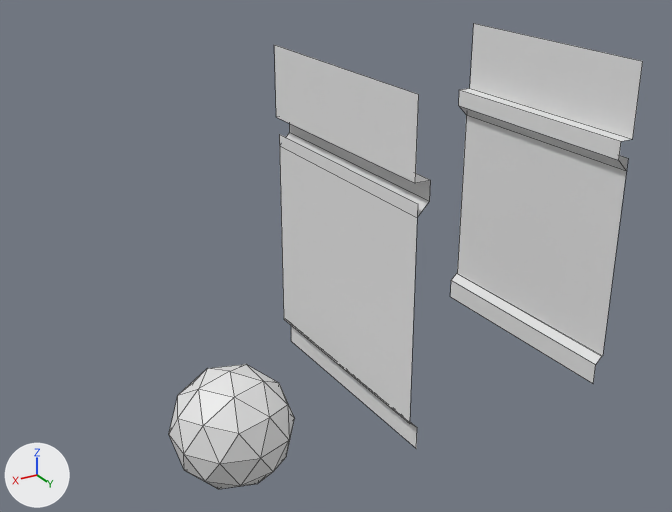
The Blender file Modular_Dungeon.blend, before and after one commit.
One viewpoint serves both versions: a 50 mm lens placed at (5.04, 19.6, 8.31), pointed at (-3.34, 5.63, 1.33). Lighting does not change. The marker at lower left points along +X, +Y and +Z. Mesh edges are drawn as thin lines. Materials are left out; every surface is plain grey.

Script lines for the objects in view, before the commit:
```python
me_icosphere = bpy.data.meshes.new('Icosphere')
me_icosphere.from_pydata(...)  # an icosphere of 80 faces spanning x -0.95..0.95, y -1.0..1.0, z -1.0..1.0
me_texturescom_pavement_cobblestoneold_1k_albedo_001 = bpy.data.meshes.new('TexturesCom_Pavement_CobblestoneOld_1K_albedo.001')
me_texturescom_pavement_cobblestoneold_1k_albedo_001.from_pydata(...)  # 20 vertices, 8 faces; spans x -2.05..-1.8, y -2.0..2.0, z 0.0..5.5
# faces by material slot: [1, 7]
me_texturescom_pavement_cobblestoneold_1k_albedo_001.materials.append(mat_wall)
me_texturescom_pavement_cobblestoneold_1k_albedo_001.materials.append(mat_concrete)
ob_icosphere = bpy.data.objects.new('Icosphere', me_icosphere)
ob_icosphere.location = (0.0, 8.0, 0.0)
ob_wall = bpy.data.objects.new('Wall', me_texturescom_pavement_cobblestoneold_1k_albedo_001)
ob_wall.parent = ob_floor__straight
ob_wall.location = (0.0, 0.0, 0.0)
_m = ob_wall.modifiers.new('Mirror', 'MIRROR')
```
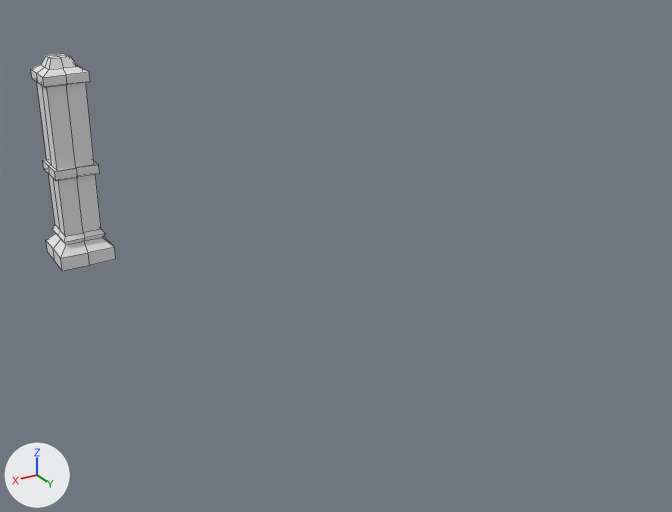
Changed parts and their boxes (x1, y1, x2, y2) in the pictures (672 x 512 px):
```json
{"object": "Wall", "change": "hidden", "before": [274, 23, 643, 449]}
{"object": "Icosphere", "change": "reshaped, moved, modifiers changed", "before": [169, 364, 294, 489], "after": [31, 54, 116, 271], "on screen": "32% narrower, 73% taller"}
```

Edits to the scene script, one JSON object a line:
```json
{"block": "me_icosphere", "where": "# used by ob_icosphere; location = (0.0, 8.0, 0.0)"}
{"op": "remove", "block": "me_icosphere", "code": "me_icosphere.from_pydata(...)  # 42 vertices, 80 faces; spans x -0.95..0.95, y -1.0..1.0, z -1.0..1.0"}
{"op": "add", "block": "me_icosphere", "code": "me_icosphere.from_pydata(...)  # 43 vertices, 27 faces; spans x 0.0..0.6, y 0.0..0.6, z 0.0..4.5"}
{"block": "me_icosphere", "change": "me_icosphere part 1: the whole mesh is rebuilt"}
{"op": "add", "block": "ob_icosphere", "code": "ob_icosphere.parent = ob_cross"}
{"op": "add", "block": "ob_icosphere", "code": "ob_icosphere.matrix_parent_inverse = Matrix(((1.0, 0.0, 0.0, 8.0), (0.0, 1.0, 0.0, 0.0), (0.0, 0.0, 1.0, 0.0), (0.0, 0.0, 0.0, 1.0)))"}
{"op": "set", "path": "ob_icosphere.location", "old": "(0.0, 8.0, 0.0)", "new": "(-4.0, 4.0, 0.0)"}
{"op": "add", "block": "ob_icosphere", "code": "_m = ob_icosphere.modifiers.new('Mirror', 'MIRROR')"}
{"op": "add", "block": "ob_icosphere", "code": "_m.use_axis = (True, True, False)"}
{"op": "add", "block": "ob_wall", "code": "ob_wall.hide_render = True"}
```
